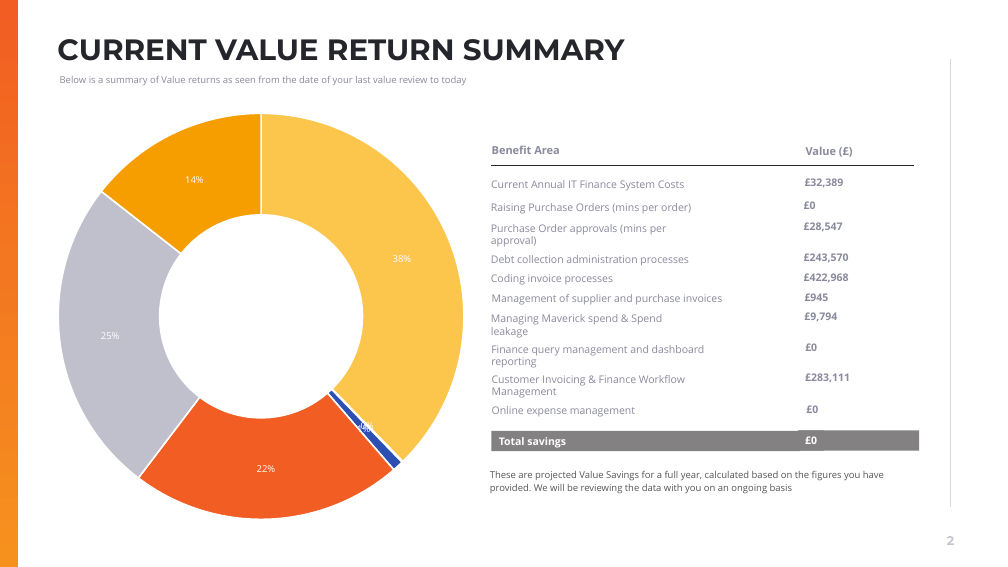
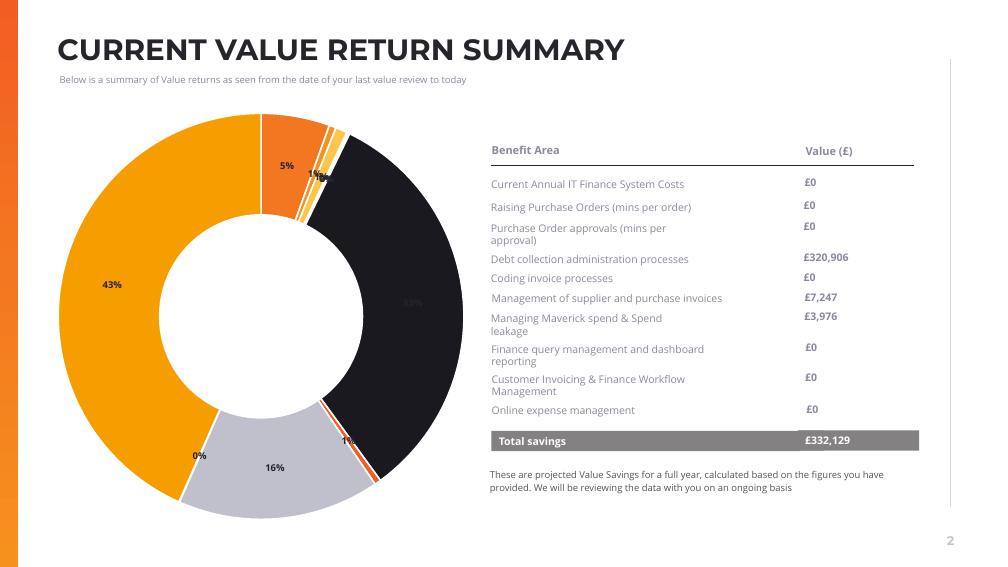
Before and after one commit to muratozdemirpiblo/ppt-api, a slide deck: slide 2 of questionare_output.pptx. Drawn at 1008x567 pixels with LibreOffice and Linux fonts; fonts in the diff are those of the drawing; background and template pictures are left out. Boxes give left, top, right and bottom in pixels: in the first picture for what was removed or moved away, otherwise in the second. Text is boxed around its words. In the diff, an @@ line names an element or a change of style, - is before the commit and + after.

```diff
--- a/questionare_output.pptx
+++ b/questionare_output.pptx
@@ doughnut chart at (57,79,472,538) @@
-Series 1: -, -, 38, 0, 1, -, 22, 25, -, 14
+Series 1: 5, 1, 1, 0, 0, 33, 1, 16, 0, 43
@@ data labels of Series 1 changed @@
@@ text at (805,178,817,186): text changed @@
-£32,389
+£0
@@ text at (804,222,816,230): text changed @@
-£28,547
+£0
@@ text at (804,253,849,263): text changed @@
-£243,570
+£320,906
@@ text at (804,273,816,281): text changed @@
-£422,968
+£0
@@ text at (805,293,838,302): text changed @@
-£945
+£7,247
@@ text at (804,312,837,321): text changed @@
-£9,794
+£3,976
@@ text at (805,373,817,381): text changed @@
-£283,111
+£0
@@ text in rectangle at (805,436,850,445): text changed @@
-£0
+£332,129
```
Also in this commit, not shown: 2 other slides changed, 4 other files.
